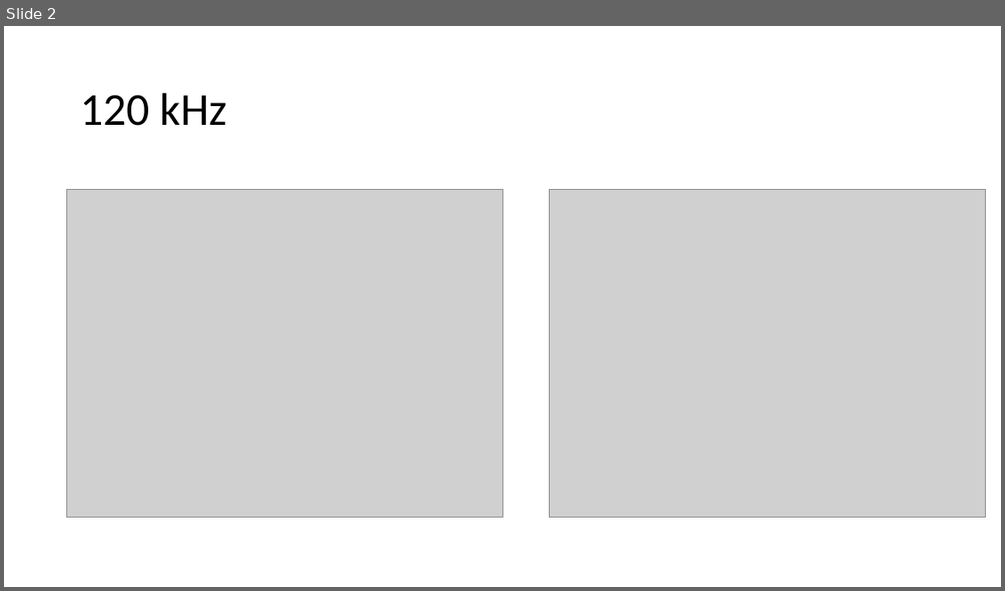
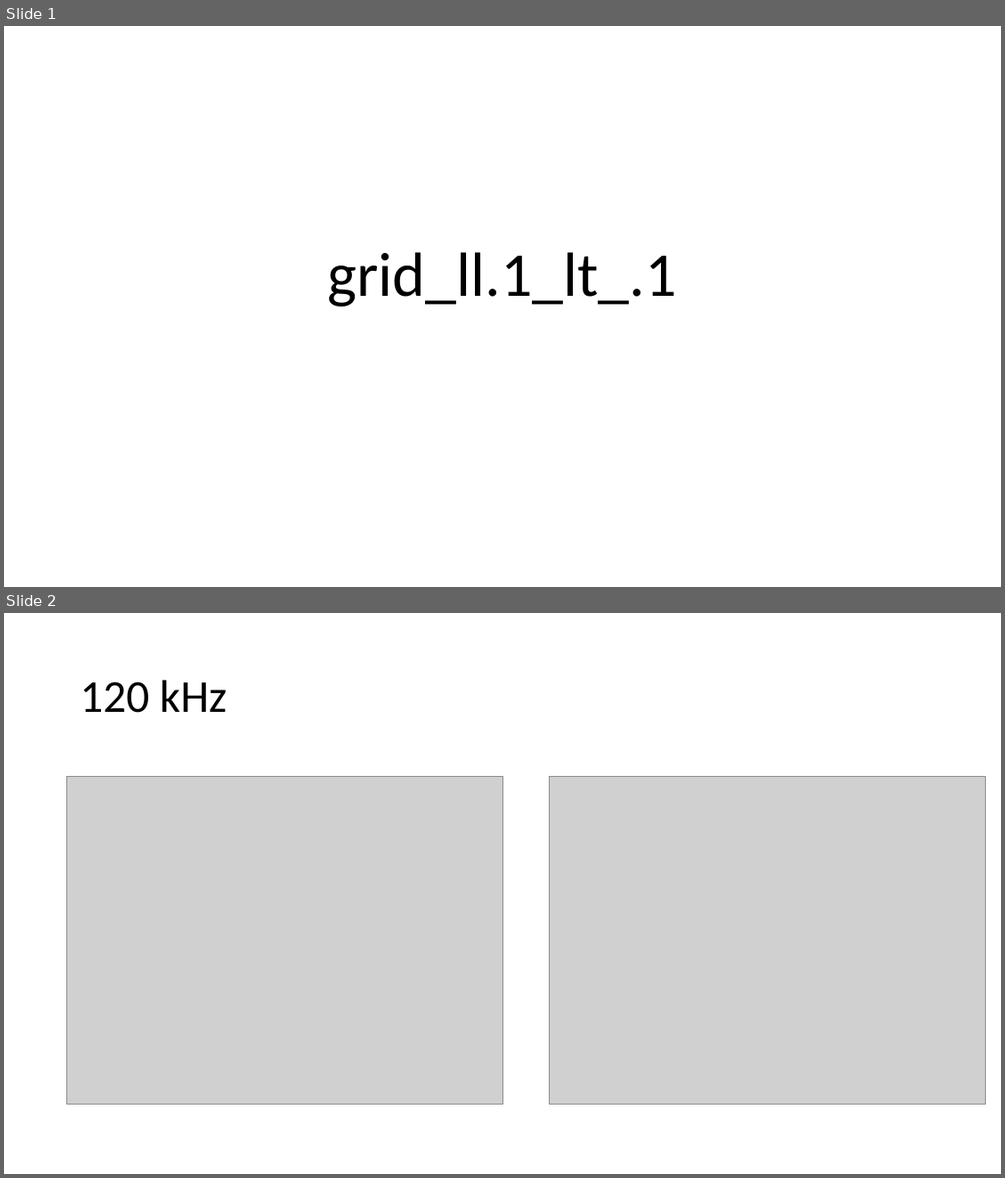
Before and after one commit to acossio/AMLR23-24_acoustics, a slide deck: figures/figures.pptx. Shown one above the other, each under a label of ours: slide 2 before the commit, slides 1 and 2 after it. The pictures are 1005x591 and 1005x1178 pixels, drawn with LibreOffice and Linux fonts; fonts in the diff are those of the drawing; grey boxes stand for pictures. Boxes give left, top, right and bottom in pixels: in the first picture for what was removed or moved away, otherwise in the second. Text is boxed around its words. In the diff, an @@ line names an element or a change of style, - is before the commit and + after.

Commit message:
large update
Reprocessed data with longitude being 0.2 grid instead of 0.1. Updated Tables.doc. Added new plots.

```diff
--- a/figures/figures.pptx
+++ b/figures/figures.pptx
@@ slide 1 added at (4,26,1001,587), background #FFFFFF @@
@@ title added at (328,252,677,306), 60 pt, text #000000 @@
+grid_ll.1_lt_.1
```
Also in this commit, not shown: 1 other slide added, 1 slide removed, 16 other files.
